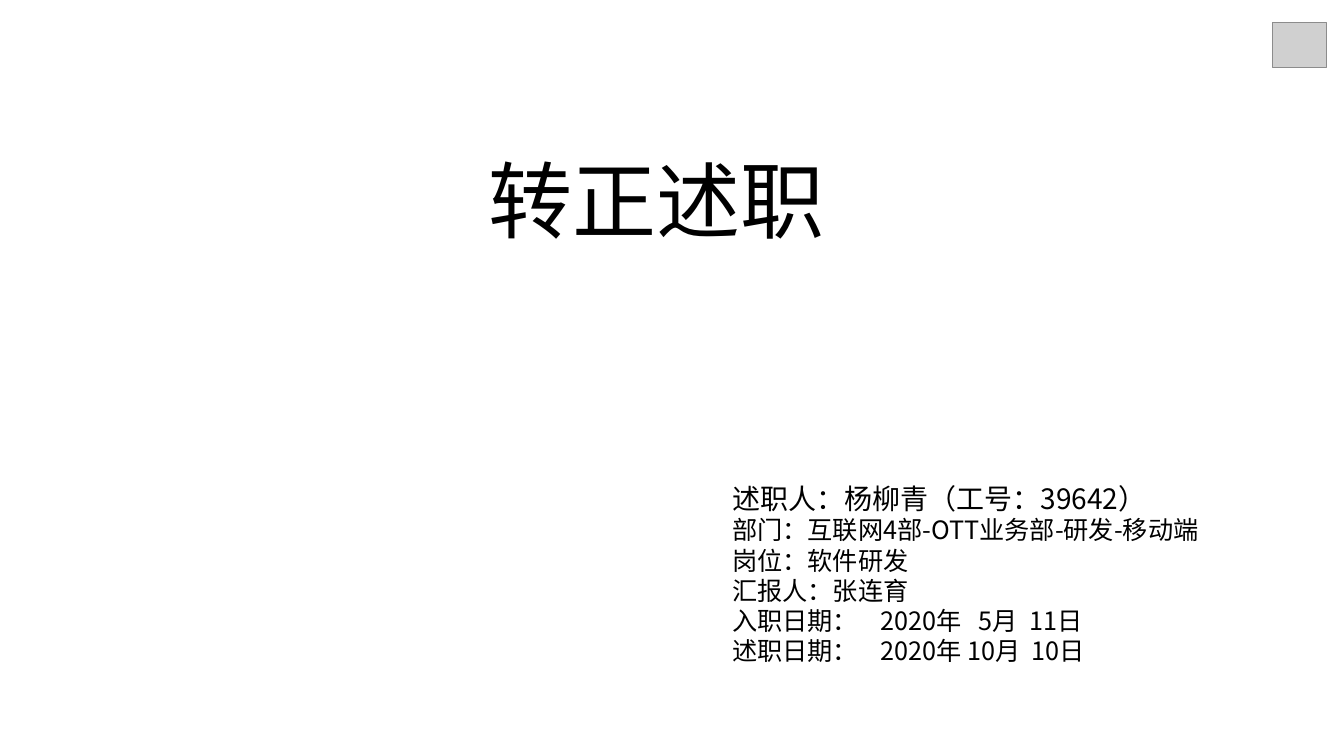
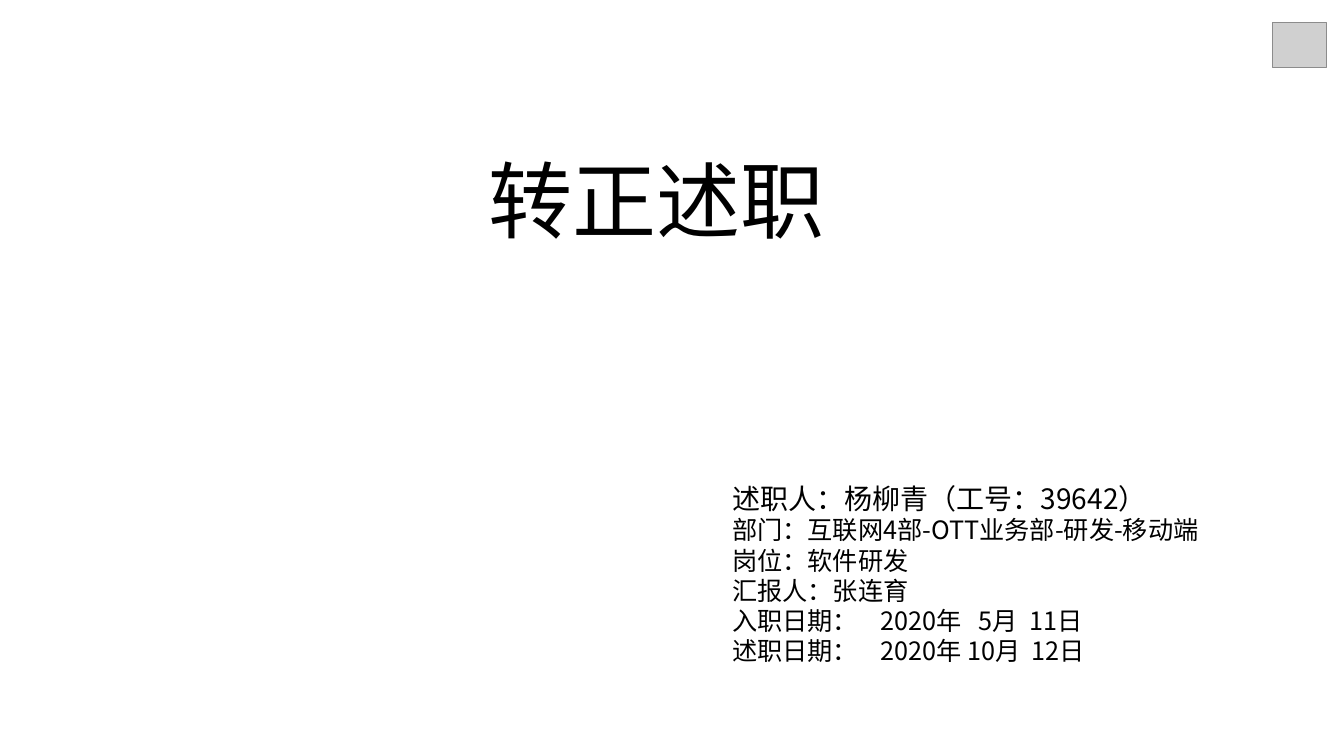
Before and after one commit to liuqingdada/code-at-works, a slide deck: slide 1 of 杨柳青-转正述职.pptx. Drawn at 1344x756 pixels with LibreOffice and Linux fonts; fonts in the diff are those of the drawing; grey boxes stand for pictures; background and template pictures are left out. Boxes give left, top, right and bottom in pixels: in the first picture for what was removed or moved away, otherwise in the second. Text is boxed around its words. In the diff, an @@ line names an element or a change of style, - is before the commit and + after.

Commit message:
update pptx

```diff
--- a/杨柳青-转正述职.pptx
+++ b/杨柳青-转正述职.pptx
@@ text at (732,639,1085,662): text changed @@
-述职日期： 2020年 10月 10日
+述职日期： 2020年 10月 12日
```
